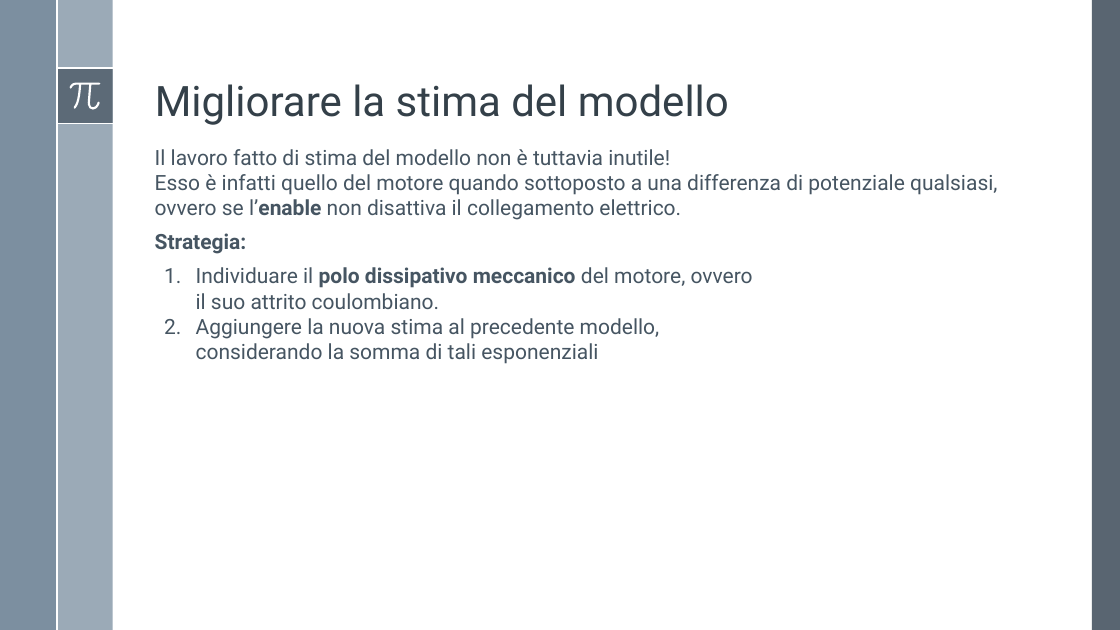
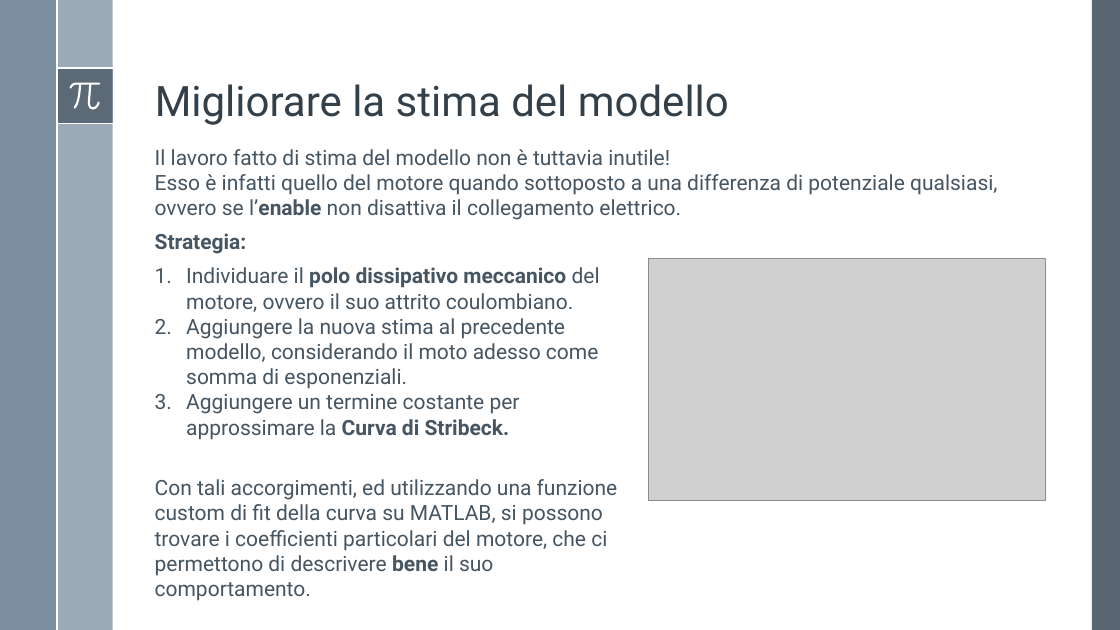
Before and after one commit to Alfystar/mv-Project, a slide deck: slide 16 of 00_Relazione/Modello e identificazione di un motore DC/Modello e identificazione di un motore DC.pptx. Drawn at 1120x630 pixels with LibreOffice and Linux fonts; fonts in the diff are those of the drawing; grey boxes stand for pictures. Boxes give left, top, right and bottom in pixels: in the first picture for what was removed or moved away, otherwise in the second. Text is boxed around its words. In the diff, an @@ line names an element or a change of style, - is before the commit and + after.

```diff
--- a/00_Relazione/Modello e identificazione di un motore DC/Modello e identificazione di un motore DC.pptx
+++ b/00_Relazione/Modello e identificazione di un motore DC/Modello e identificazione di un motore DC.pptx
@@ text "Individuare il polo dissipativo meccanico ...": place and size @@
-text "Individuare il polo dissipativo meccanico ..." at (196, 267, 753, 364)
+text "Individuare il polo dissipativo meccanico ..." at (186, 267, 600, 440)
@@ picture added at (649, 259, 1046, 501) @@
@@ text at (186, 318, 598, 440): text changed @@
-2. Aggiungere la nuova stima al precedente modello, considerando la somma di tali esponenziali
+2. Aggiungere la nuova stima al precedente modello, considerando il moto adesso come somma di esponenziali.
+3. Aggiungere un termine costante per approssimare la Curva di Stribeck.
@@ text added at (155, 479, 618, 601), 18 pt, text #465562 @@
+Con tali accorgimenti, ed utilizzando una funzione custom di fit della curva su MATLAB, si possono trovare i coefficienti particolari del motore, che ci permettono di descrivere bene il suo comportamento.
```
Also in this commit, not shown: 4 slides added, 1 slide removed, 3 other files.
